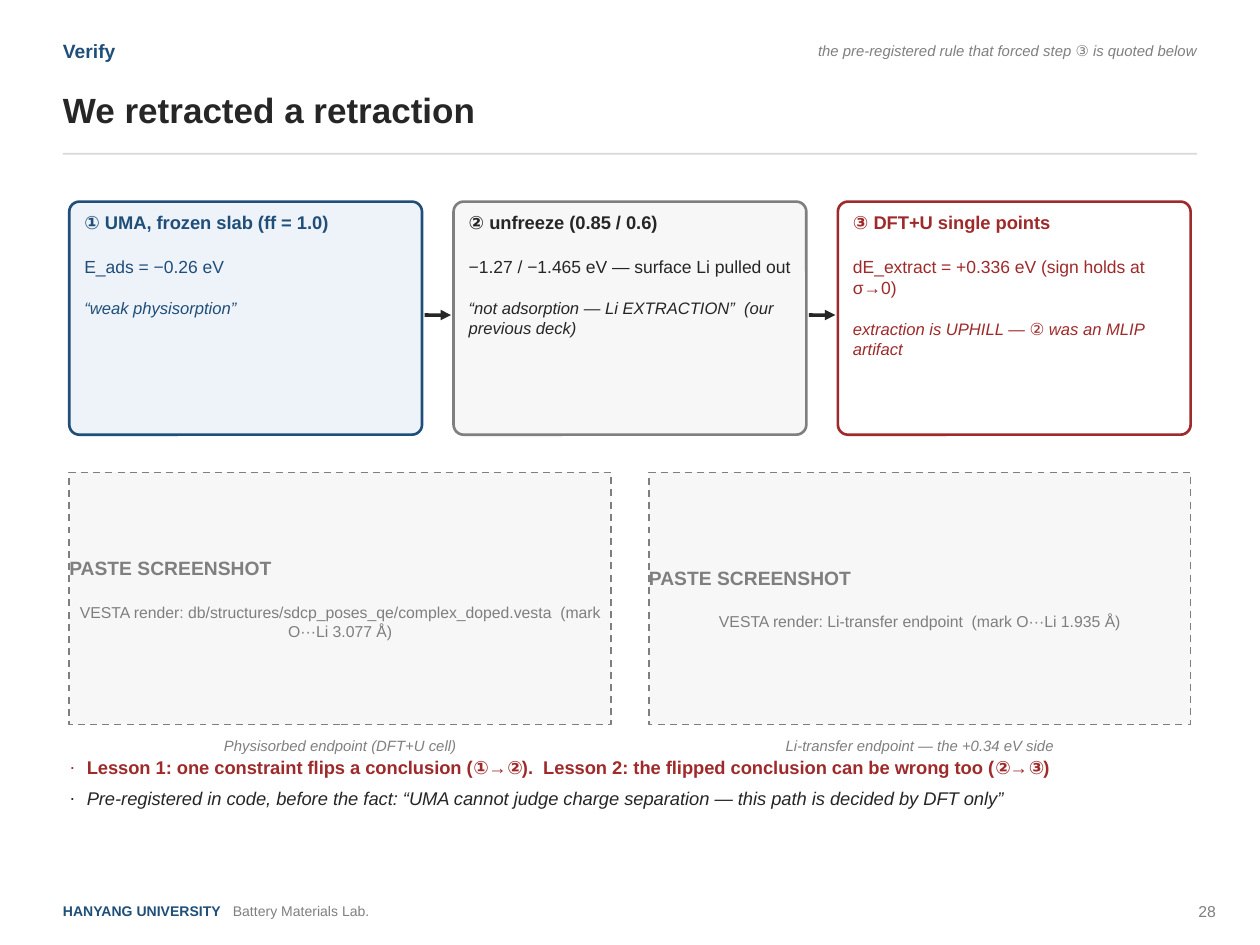
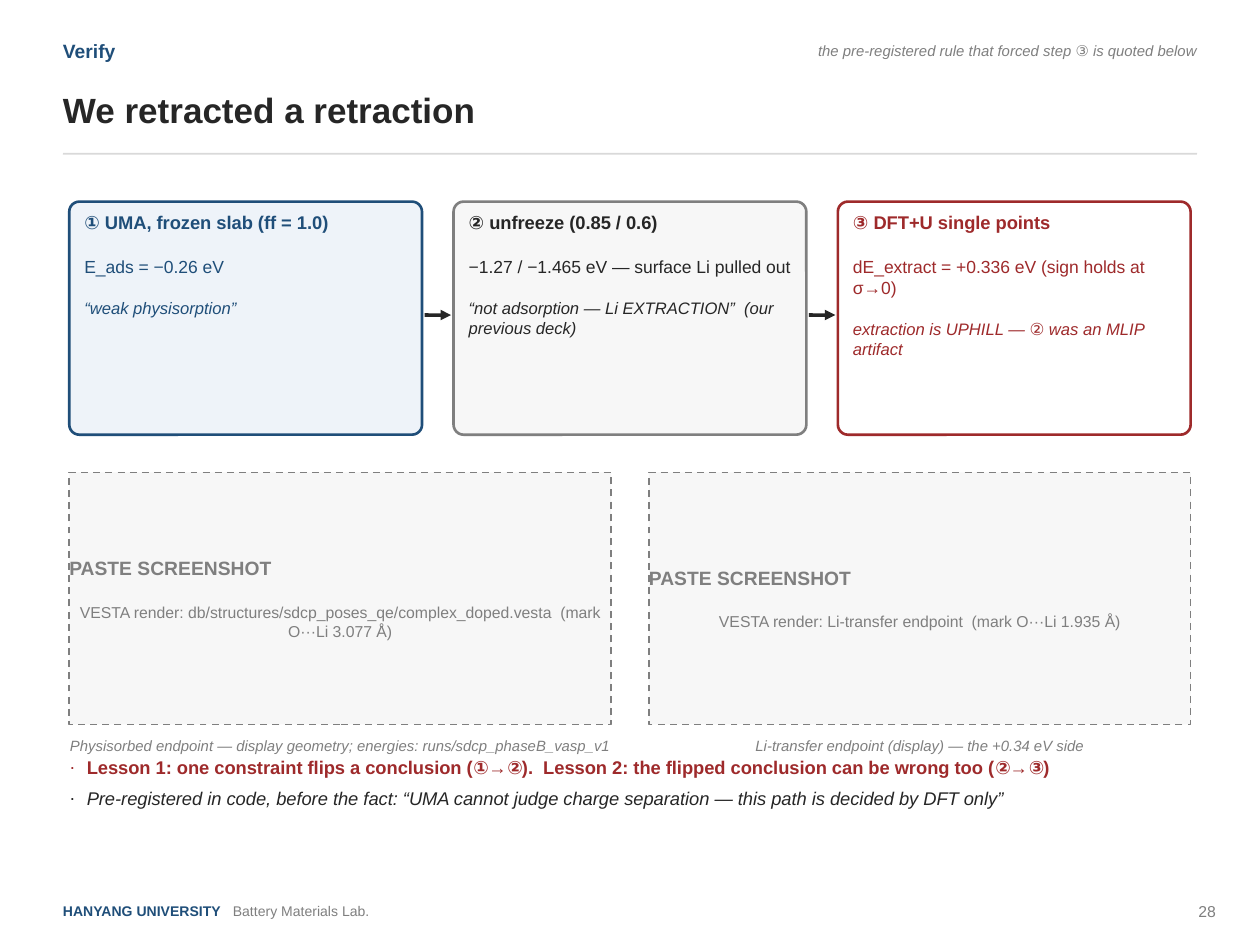
Before and after one commit to yonghoon7153-source/Yonghoon-DEM-DFT, a slide deck: slide 28 of kb/seminars/Research_Seminar_2026_08_v3.pptx. Drawn at 1260x945 pixels with LibreOffice and Linux fonts; fonts in the diff are those of the drawing. Boxes give left, top, right and bottom in pixels: in the first picture for what was removed or moved away, otherwise in the second. Text is boxed around its words. In the diff, an @@ line names an element or a change of style, - is before the commit and + after.

```diff
--- a/kb/seminars/Research_Seminar_2026_08_v3.pptx
+++ b/kb/seminars/Research_Seminar_2026_08_v3.pptx
@@ text at box(70, 740, 610, 754): text changed @@
-Physisorbed endpoint (DFT+U cell)
+Physisorbed endpoint — display geometry; energies: runs/sdcp_phaseB_vasp_v1
@@ text at box(755, 740, 1083, 754): text changed @@
-Li-transfer endpoint — the +0.34 eV side
+Li-transfer endpoint (display) — the +0.34 eV side
```
Also in this commit, not shown: 34 other slides changed, 1 slide added, 1 other file.
